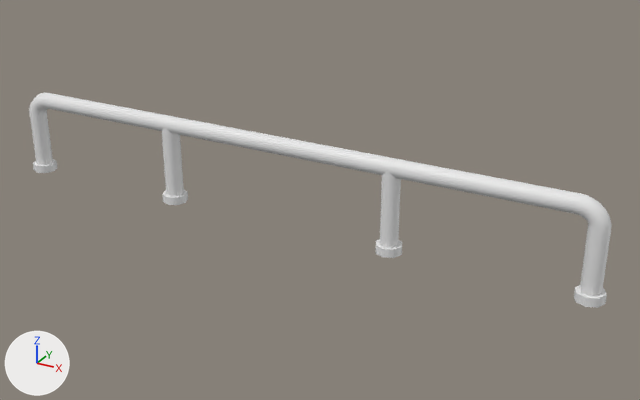
The FBX model Assets/CrowdMatch/Models/Railing.fbx: old version first, new version second.
Camera for both pictures: a 50 mm lens placed at (3.45, -5.53, 3.07), pointed at (0.34, 0.12, 0.24). Lighting does not change. The marker at lower left points along +X, +Y and +Z. The older version comes first. Where no turn or scale is listed for an object, it has been applied to the vertices.

Script lines for the objects in view, before the commit:
```python
me_mesh = bpy.data.meshes.new('Mesh')
me_mesh.from_pydata(...)  # 144 vertices, 128 faces; spans x -2.62..0.0, y -0.11..0.11, z 0.0..0.76
# before: 81 (-0.93, 0.0, 0.69), 82 (-0.95, -0.05, 0.69), 84 (-1.01, -0.07, 0.69) at pixel (164, 126), 86 (-1.06, -0.05, 0.69), 88 (-1.08, 0.0, 0.69)
# before: 90 (-1.06, 0.05, 0.69), 92 (-1.01, 0.08, 0.69), 94 (-0.95, 0.05, 0.69)
me_mesh_001 = bpy.data.meshes.new('Mesh.001')
me_mesh_001.from_pydata(...)  # 144 vertices, 128 faces; spans x -262.0..0.0, y 0.0..76.0, z -11.0..11.0
# before: 81 (-93.0, 69.0, 0.0), 82 (-95.0, 69.0, 5.0), 84 (-101.0, 69.0, 8.0) at pixel (387, 170), 86 (-106.0, 69.0, 5.0), 88 (-108.0, 69.0, 0.0)
# before: 90 (-106.0, 69.0, -5.0), 92 (-101.0, 69.0, -7.0), 94 (-95.0, 69.0, -5.0)
ob_railinga = bpy.data.objects.new('RailingA', me_mesh)
ob_railinga.location = (0.0, 0.0, 0.0)
ob_railingb = bpy.data.objects.new('RailingB', me_mesh_001)
ob_railingb.location = (0.0, 0.0, 0.0)
ob_railingb.rotation_euler = (-1.571, 0.0, 0.0)  # degrees (-90, 0, 0)
ob_railingb.scale = (-0.01, -0.01, -0.01)
```
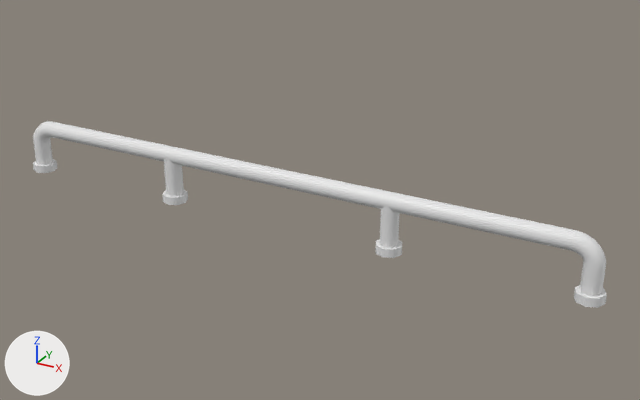
Diff of the bpy script that builds the scene:
```diff
--- a/Assets/CrowdMatch/Models/Railing.fbx.py
+++ b/Assets/CrowdMatch/Models/Railing.fbx.py
@@ me_mesh @@
 # used by ob_railinga; location = (0.0, 0.0, 0.0)
-me_mesh.from_pydata(...)  # 144 vertices, 128 faces; spans x -2.62..0.0, y -0.11..0.11, z 0.0..0.76
+me_mesh.from_pydata(...)  # 144 vertices, 128 faces; spans x -2.62..0.0, y -0.11..0.11, z 0.0..0.49
+# me_mesh part 1: all 64 vertices in x -2.59..-2.35, y -0.08..0.08, z 0.53..0.76 are moved by (0.0, 0.0, -0.27)
+# me_mesh part 2: all 8 vertices in x 0.0, y -0.07..0.08, z 0.61..0.76 are moved by (0.0, 0.0, -0.27)
+# me_mesh part 3
+for i in [81, 82, 84, 86, 88, 90, 92, 94]: me_mesh.vertices[i].co += Vector((0.0, 0.0, -0.27))
@@ me_mesh_001 @@
 # used by ob_railingb; location = (0.0, 0.0, 0.0); rotation_euler = (-1.571, 0.0, 0.0), in degrees (-90, 0, 0); scale = (-0.01, -0.01, -0.01)
-me_mesh_001.from_pydata(...)  # 144 vertices, 128 faces; spans x -262.0..0.0, y 0.0..76.0, z -11.0..11.0
+me_mesh_001.from_pydata(...)  # 144 vertices, 128 faces; spans x -262.0..0.0, y 0.0..49.0, z -11.0..11.0
+# me_mesh_001 part 4: all 64 vertices in x -259.0..-235.0, y 53.0..76.0, z -7.0..8.0 are moved by (0.0, -27.0, 0.0)
+# me_mesh_001 part 5: all 8 vertices in x 0.0, y 61.0..76.0, z -7.0..8.0 are moved by (0.0, -27.0, 0.0)
+# me_mesh_001 part 6
+for i in [81, 82, 84, 86, 88, 90, 92, 94]: me_mesh_001.vertices[i].co += Vector((0.0, -27.0, 0.0))
```

Where the change shows, as pixel boxes [x1, y1, x2, y2] in the pictures (640 x 400 px; the box of a moved part takes in the faces that stretch with it):
'RailingB', reshaped (18% shorter): before [269, 136, 612, 308]; after [270, 168, 607, 308]
'RailingA', reshaped (25% shorter): before [29, 93, 274, 205]; after [33, 121, 274, 205]
part 1 of me_mesh, moved or reshaped: before [29, 93, 53, 165]; after [33, 121, 53, 165]
part 2 of me_mesh, moved or reshaped: before [43, 93, 274, 153]; after [47, 122, 274, 185]
part 3 of me_mesh, moved or reshaped: before [162, 127, 184, 196]; after [164, 158, 184, 196]
part 4 of me_mesh_001, moved or reshaped: before [575, 193, 612, 296]; after [570, 230, 606, 296]
part 5 of me_mesh_001, moved or reshaped: before [269, 136, 580, 214]; after [270, 168, 575, 250]
part 6 of me_mesh_001, moved or reshaped: before [380, 171, 401, 248]; after [380, 205, 399, 248]
